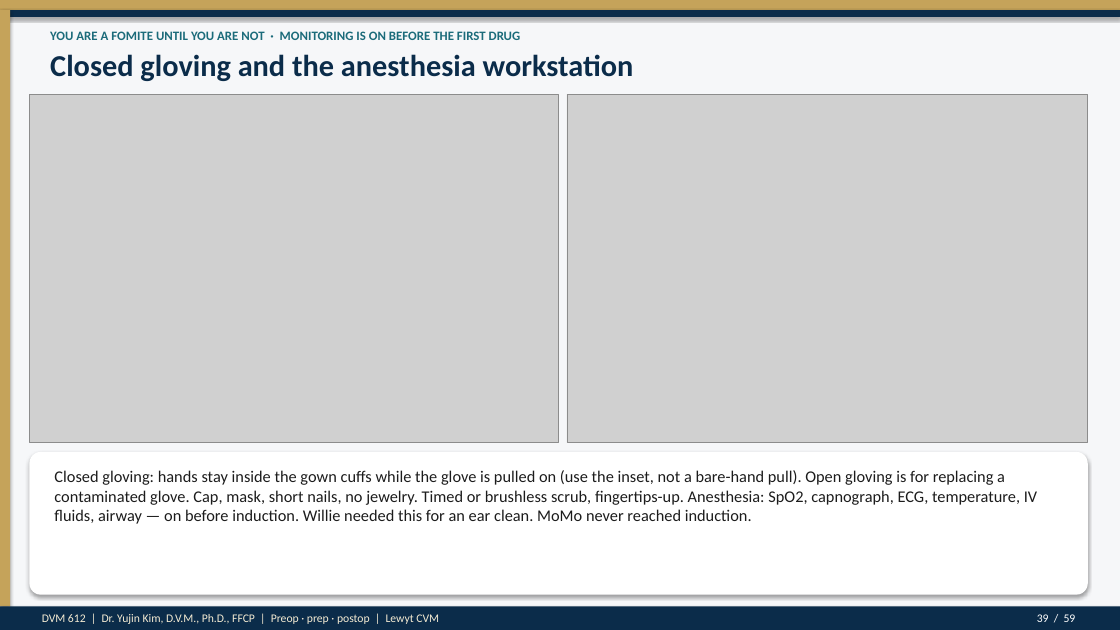
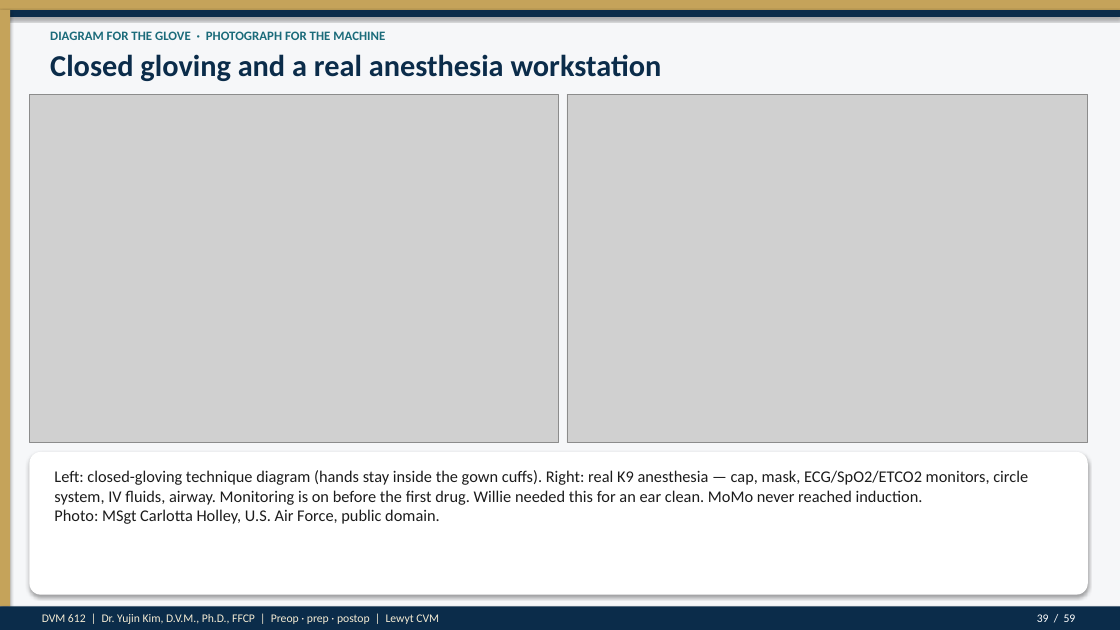
Before and after one commit to drkimvet/happycare, a slide deck: slide 39 of lectures/DVM-612_Week4_Preop_PatientPrep_Postop.pptx. Drawn at 1120x630 pixels with LibreOffice and Linux fonts; fonts in the diff are those of the drawing; grey boxes stand for pictures. Boxes give left, top, right and bottom in pixels: in the first picture for what was removed or moved away, otherwise in the second. Text is boxed around its words. In the diff, an @@ line names an element or a change of style, - is before the commit and + after.

```diff
--- a/lectures/DVM-612_Week4_Preop_PatientPrep_Postop.pptx
+++ b/lectures/DVM-612_Week4_Preop_PatientPrep_Postop.pptx
@@ text at (x1=50, y1=54, x2=662, y2=81): text changed @@
-Closed gloving and the anesthesia workstation
+Closed gloving and a real anesthesia workstation
@@ text at (x1=50, y1=31, x2=385, y2=40): text changed @@
-YOU ARE A FOMITE UNTIL YOU ARE NOT · MONITORING IS ON BEFORE THE FIRST DRUG
+DIAGRAM FOR THE GLOVE · PHOTOGRAPH FOR THE MACHINE
@@ text at (x1=54, y1=470, x2=1028, y2=524): text changed @@
-Closed gloving: hands stay inside the gown cuffs while the glove is pulled on (use the inset, not a bare-hand pull). Open gloving is for replacing a contaminated glove. Cap, mask, short nails, no jewelry. Timed or brushless scrub, fingertips-up. Anesthesia: SpO2, capnograph, ECG, temperature, IV fluids, airway — on before induction. Willie needed this for an ear clean. MoMo never reached induction.
+Left: closed-gloving technique diagram (hands stay inside the gown cuffs). Right: real K9 anesthesia — cap, mask, ECG/SpO2/ETCO2 monitors, circle system, IV fluids, airway. Monitoring is on before the first drug. Willie needed this for an ear clean. MoMo never reached induction.
+Photo: MSgt Carlotta Holley, U.S. Air Force, public domain.
```
Also in this commit, not shown: 7 other slides changed, 16 other files.
